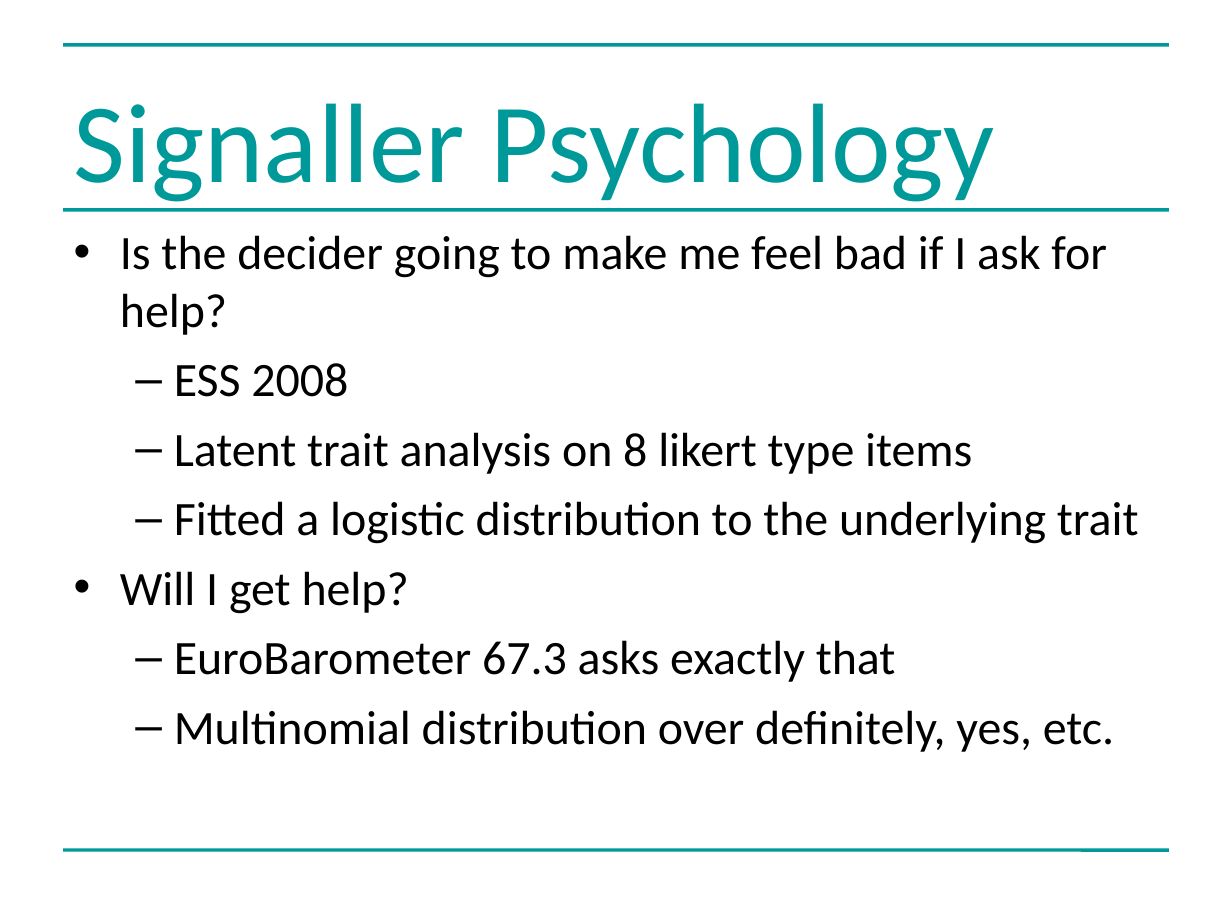
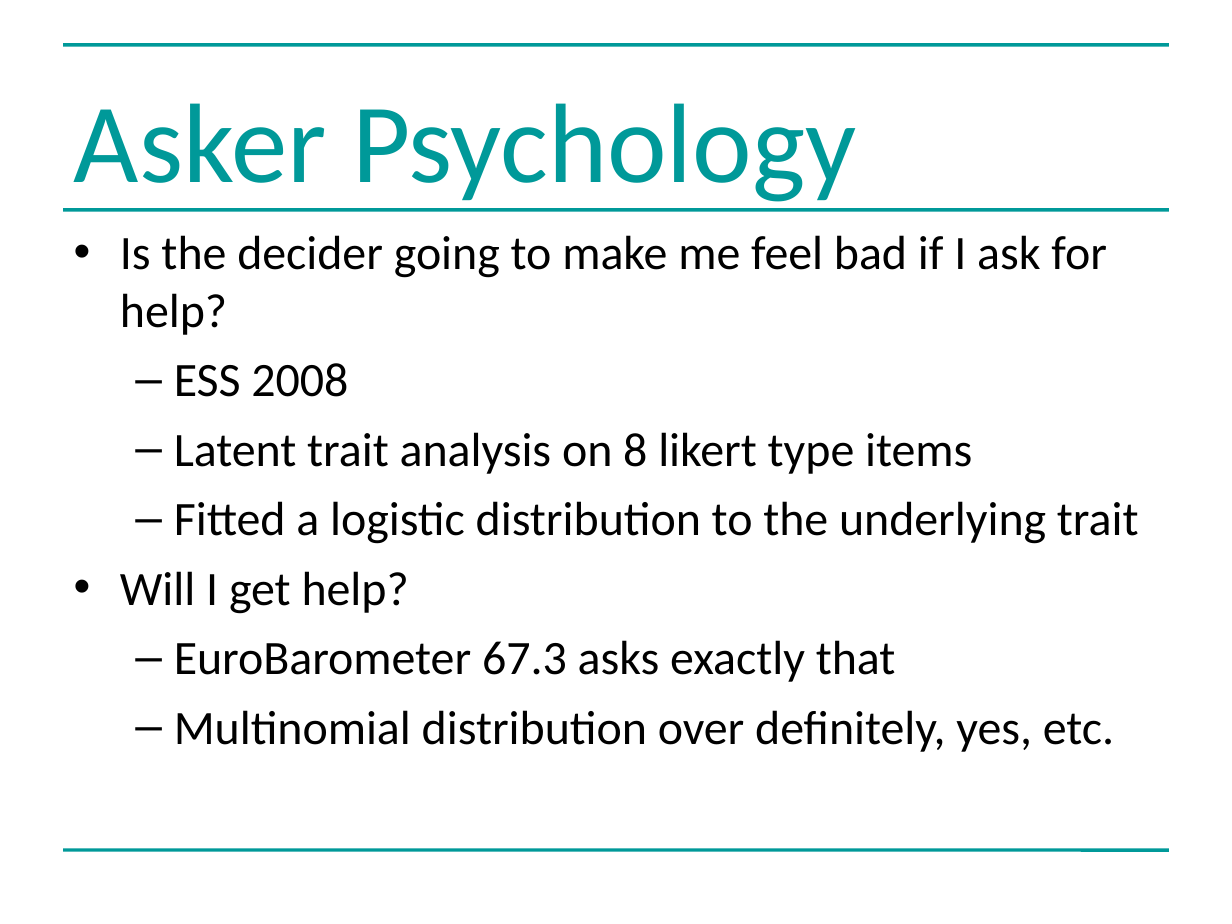
Before and after one commit to greenape/bsps2015, a slide deck: slide 12 of presentation/risky_aging_bsps.ppt. Drawn at 1232x924 pixels with LibreOffice and Linux fonts; fonts in the diff are those of the drawing. Boxes give left, top, right and bottom in pixels: in the first picture for what was removed or moved away, otherwise in the second. Text is boxed around its words. In the diff, an @@ line names an element or a change of style, - is before the commit and + after.

```diff
--- a/presentation/risky_aging_bsps.ppt
+++ b/presentation/risky_aging_bsps.ppt
@@ title at (74, 103, 856, 209): text changed @@
-Signaller Psychology
+Asker Psychology
```
Also in this commit, not shown: 1 other slide changed, 1 other file.
